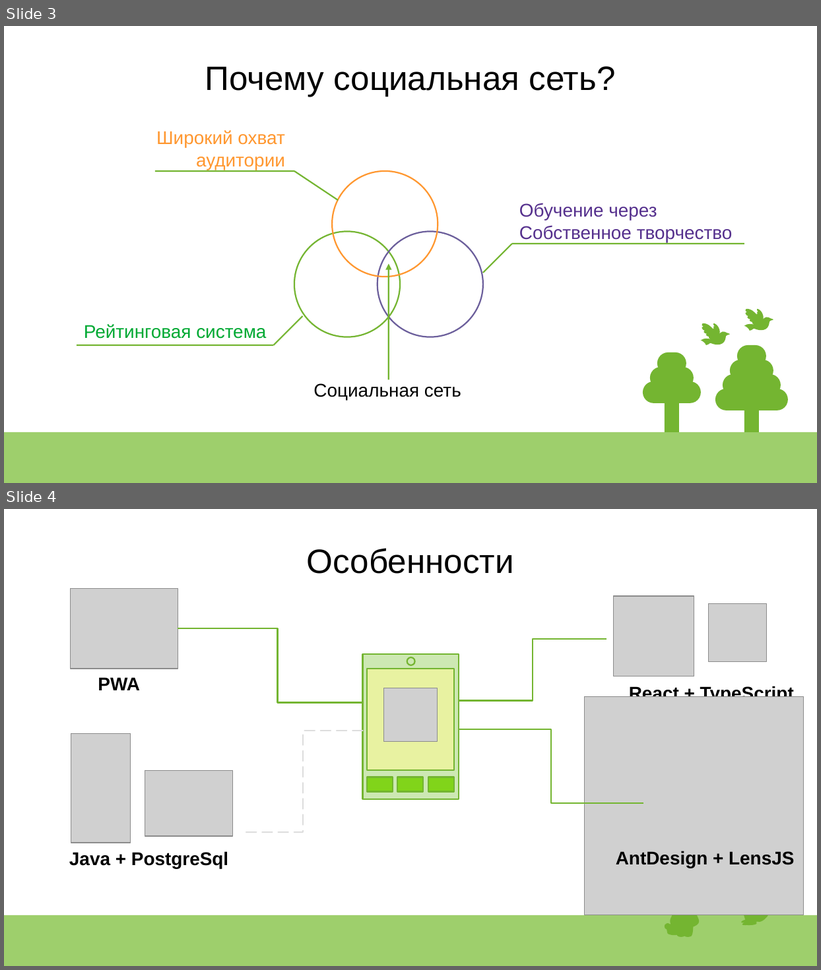
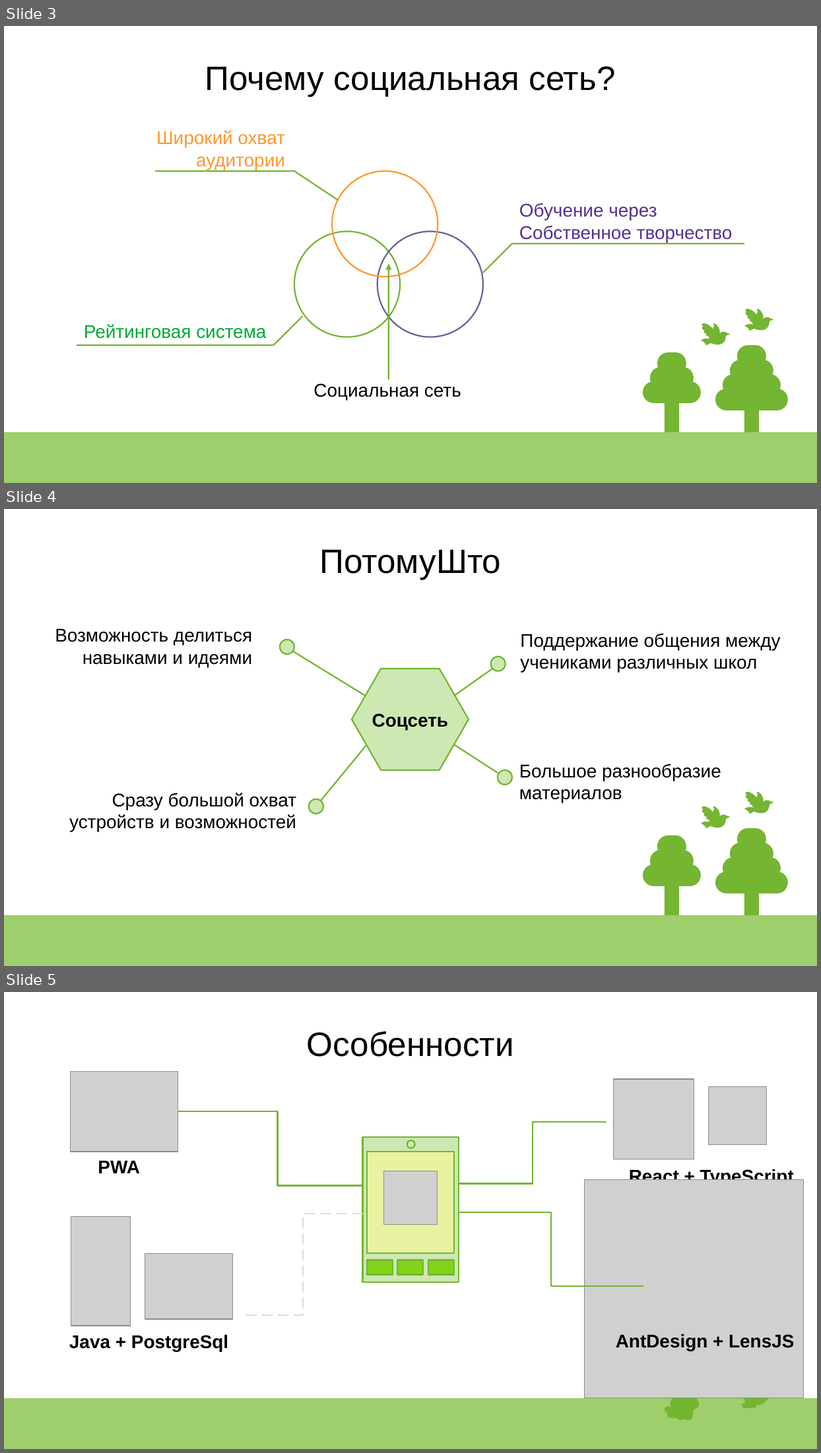
Before and after one commit to vovikilelik/hackaton-2023, a slide deck: info.odp. Shown one above the other, each under a label of ours: slides 3 and 4 before the commit, slides 3, 4 and 5 after it. The pictures are 821x970 and 821x1453 pixels, drawn with LibreOffice and Linux fonts; fonts in the diff are those of the drawing; grey boxes stand for pictures. Boxes give left, top, right and bottom in pixels: in the first picture for what was removed or moved away, otherwise in the second. Text is boxed around its words. In the diff, an @@ line names an element or a change of style, - is before the commit and + after.

```diff
--- a/info.odp
+++ b/info.odp
@@ slide 4 added at (4,509,817,966), background #FFFFFF; not listed: 26 template elements that a slide beside it also shows @@
@@ title added at (319,549,501,580), 33 pt, text #000000 @@
+ПотомуШто
@@ text added at (55,628,252,667), 18 pt, text #000000 @@
+Возможность делиться
+навыками и идеями
@@ ellipse added at (280,640,294,654), fill #CDE8B3, outline #74B531 1.42 pt @@
@@ text added at (520,633,780,673), 18 pt, text #000000 @@
+Поддержание общения между
+учениками различных школ
@@ line added from (292, 651) to (365, 696), #74B531 1.42 pt @@
@@ ellipse added at (491,657,506,671), fill #CDE8B3, outline #74B531 1.42 pt @@
@@ hexagon added at (352,669,469,771), fill #CDE8B3, outline #74B531 1.42 pt, 18 pt, text #000000, bold @@
+Соцсеть
@@ line added from (493, 669) to (454, 696), #74B531 1.42 pt @@
@@ line added from (321, 801) to (367, 745), #74B531 1.42 pt @@
@@ line added from (454, 745) to (498, 773), #74B531 1.42 pt @@
@@ text added at (519,764,721,803), 18 pt, text #000000 @@
+Большое разнообразие
+материалов
@@ ellipse added at (498,770,512,785), fill #CDE8B3, outline #74B531 1.42 pt @@
@@ text added at (69,793,296,832), 18 pt, text #000000 @@
+Сразу большой охват
+устройств и возможностей
@@ ellipse added at (309,799,323,815), fill #CDE8B3, outline #74B531 1.42 pt @@
@@ what was slide 4 is now slide 5 @@
```
Also in this commit, not shown: 1 other slide added, 1 other file.
